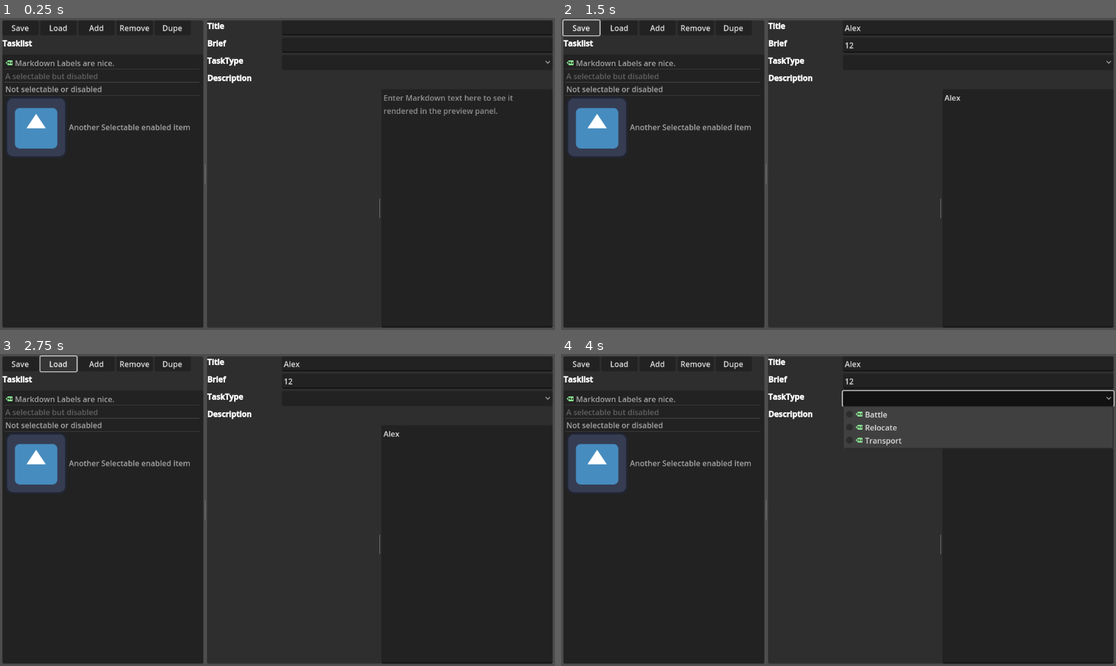
Above: before the commit, frames 1-4 (two rows, left to right).
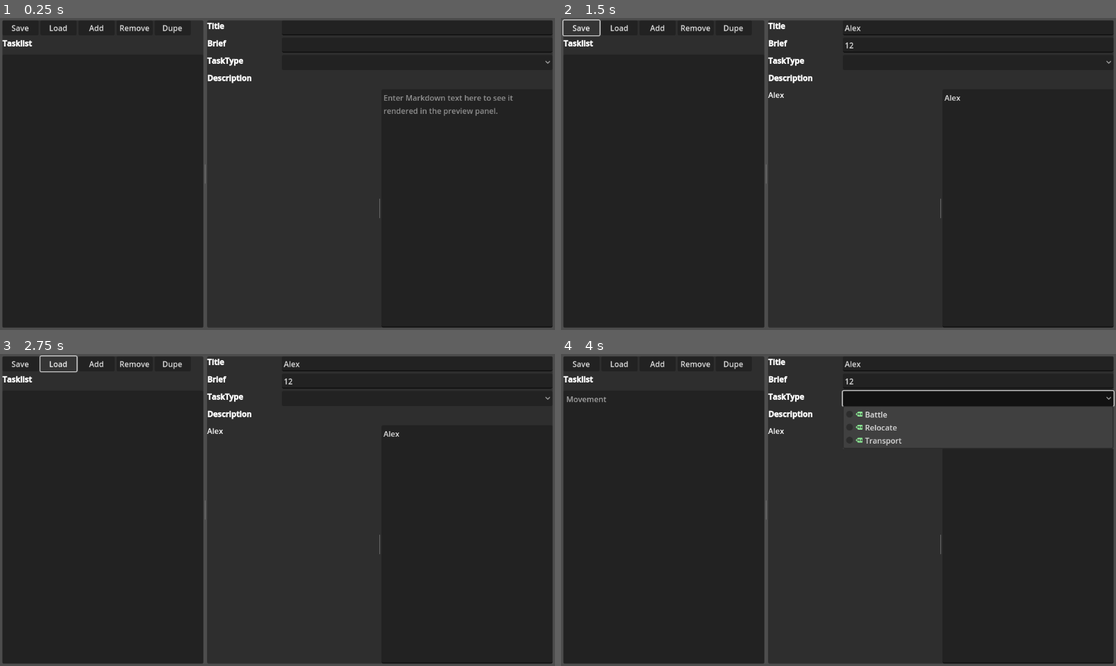
Above: after the commit, the same moments.

Repository: gsizer/quest-log
Game: Godot game, scene res://quest_log.tscn
Two runs of this game, one before a commit and one after it. Both use one fixed random seed, a clock stepped at 60 frames per second and the inputs below. Before the commit the project has no main scene; this scene is started directly in both runs. The engine's default icon, where the game draws it, is replaced by a stand-in: a white triangle on a blue panel in a dark square.
Inputs (mouse positions are in pixels of both pictures, inside the frame that each line leads up to):
- Up to frame 1 (0.25 s): no input
- Up to frame 2 (1.5 s): click (977, 27) at 0.52 s; type "Alex" at 0.6 s; click (977, 46) at 0.75 s; type "12" at 0.83 s; click (1027, 208) at 0.98 s; type "Alex" at 1.07 s; click "Save" at 1.25 s
- Up to frame 3 (2.75 s): click "Load" at 2 s
- Up to frame 4 (4 s): click "Add" at 2.75 s; click (977, 397) at 3.5 s

The runs differ from the first frame. In frame 1, 2.7% of the frame differs, in the area x 0-36%, y 13-45%; in frame 2, 2.7%; in frame 3, 2.7%; in frame 4, 2.7%, in the area x 0-41%, y 13-45%.
Error after the commit: Cannot call method 'store_var' on a null value. (res://quest_log.gd:89)

Commit message:
UI bindings, load file

Diff:
--- a/project.godot
+++ b/project.godot
@@ -11,6 +11,7 @@
 [application]
 
 config/name="Quest Log"
+run/main_scene="res://quest_log.tscn"
 config/features=PackedStringArray("4.3", "GL Compatibility")
 config/icon="res://icon.svg"
 
--- a/quest_log.gd
+++ b/quest_log.gd
@@ -4,43 +4,47 @@
 
 enum Tasktype { Battle=0, Relocate=1, Transport=2 }
 
-var LogbookName : String = "logbook.json"
-var Logbook : Dictionary = {}
-var NewTask : Dictionary = {
-	"Name":"New Task",
-	"Brief":"A summary of the task.",
-	"Description":"The complete task flavor text.",
-	"Tasktype":Tasktype.Relocate,
-	"RewardXP":100,
-	"Chained":false,
-	"PreviousChainTask":Object.new(),
-	"NextChainTask":Object.new(),
-	"StartPos":var_to_str(Vector3.ZERO),
-	"EndPos":var_to_str(Vector3.ONE),
-	"Defend":Object.new(),
-	"Destroy":Object.new()
-}
+var _book : String = "user://"+LogbookName
+var _mode : int = 0
 
+@export var LogbookName : String = "logbook.json"
+@export var Logbook : Dictionary = {}
 @export var ActiveTask : Dictionary
 @export var listTasklist : ItemList
 @export var leTitle : LineEdit
 @export var leBrief : LineEdit
 @export var optTasktype : OptionButton
+@export var mdDescription : MarkdownLabel
 @export var teDescription : TextEdit
 
+var NewTask : Dictionary = {
+	"Name":"Movement",
+	"Brief":"Use the input to move.",
+	"Description":"Use the input to move your character to the designated position.",
+	"Tasktype":Tasktype.Relocate,
+	"RewardXP":1,
+	"Chained":false,
+	"PreviousChainTask":null,
+	"NextChainTask":null,
+	"StartPos":var_to_str( Vector3.ZERO ),
+	"EndPos":var_to_str( Vector3(10.0, 0.0, 10.0) ),
+	"Defend":null,
+	"Destroy":null
+}
+
 func _notification(what: int) -> void:
-# write data to disk and close files
 	if what == NOTIFICATION_WM_CLOSE_REQUEST:
 		pass
 
 func _on_btn_save_logbook_pressed() -> void:
-	pass # Replace with function body.
+	save_questbook()
 
 func _on_btn_load_logbook_pressed() -> void:
-	pass # Replace with function body.
+	load_questbook()
 
 func _on_btn_add_task_pressed() -> void:
-	pass # Replace with function body.
+	ActiveTask = NewTask.duplicate()
+	listTasklist.add_item(ActiveTask.get("Name"))
 
 func _on_btn_del_task_pressed() -> void:
 	pass # Replace with function body.
@@ -54,19 +58,32 @@
 func _on_itemlist_tasklist_empty_clicked(at_position: Vector2, mouse_button_index: int) -> void:
 	pass # Replace with function body.
 
+func _on_le_title_text_changed(new_text):
+	ActiveTask.get_or_add("Name", new_text)
+
+func _on_le_brief_text_changed(new_text):
+	ActiveTask.get_or_add("Brief", new_text)
+
+func _on_opt_tasktype_item_selected(index):
+	ActiveTask.get_or_add("Tasktype", index)
+
 func _on_te_description_text_changed() -> void:
-	pass # Replace with function body.
-
-func _ready() -> void:
-	ActiveTask = NewTask.duplicate()
-	# Load Taskbook
-	# Populate TaskList
+	mdDescription.markdown_text = teDescription.text
 
 func exit_app()->void:
 	get_tree().root.propagate_notification(NOTIFICATION_WM_CLOSE_REQUEST)
 
-func load_taskbook()->void:
-	pass
+func load_questbook()->void:
+	# open directory and read questbook
+	var dir := DirAccess.open("user://")
+	if dir.file_exists(_book):
+		_mode = FileAccess.READ_WRITE
+	else:
+		_mode = FileAccess.WRITE_READ
+	var fin := FileAccess.open(_book, _mode)
+	print_debug(fin, Logbook)
 
-func save_taskbook()->void:
-	pass
+func save_questbook()->void:
+	_mode = FileAccess.WRITE
+	var fout := FileAccess.open(_book, _mode)
+	fout.store_var(Logbook)
--- a/quest_log.tscn
+++ b/quest_log.tscn
@@ -9,7 +9,6 @@
 [ext_resource type="Script" path="res://addons/markdownlabel/header_formats/h5_format.gd" id="7_3is1n"]
 [ext_resource type="Script" path="res://addons/markdownlabel/header_formats/h6_format.gd" id="8_vpght"]
 [ext_resource type="Texture2D" uid="uid://g8syg85mt6h3" path="res://addons/markdownlabel/icon.svg" id="9_mywhv"]
-[ext_resource type="Texture2D" uid="uid://caxidjukby8b4" path="res://icon.svg" id="10_73s3e"]
 
 [sub_resource type="Resource" id="Resource_thbv6"]
 resource_local_to_scene = true
@@ -311,7 +310,7 @@
 override_font_color = false
 font_color = Color(1, 1, 1, 1)
 
-[node name="QuestLog" type="Control" node_paths=PackedStringArray("listTasklist", "leTitle", "leBrief", "optTasktype", "teDescription")]
+[node name="QuestLog" type="Control" node_paths=PackedStringArray("listTasklist", "leTitle", "leBrief", "optTasktype", "mdDescription", "teDescription")]
 layout_mode = 3
 anchors_preset = 15
 anchor_right = 1.0
@@ -325,6 +324,7 @@
 leTitle = NodePath("MarginContainer/HSplitContainer/panelDetails/vbDetails/hbTitle/leTitle")
 leBrief = NodePath("MarginContainer/HSplitContainer/panelDetails/vbDetails/hbBrief/leBrief")
 optTasktype = NodePath("MarginContainer/HSplitContainer/panelDetails/vbDetails/hbTasktype/optTasktype")
+mdDescription = NodePath("MarginContainer/HSplitContainer/panelDetails/vbDetails/vbDescription/HSplitContainer/mdDescription")
 teDescription = NodePath("MarginContainer/HSplitContainer/panelDetails/vbDetails/vbDescription/HSplitContainer/teDescription")
 
 [node name="MarginContainer" type="MarginContainer" parent="."]
@@ -410,15 +410,6 @@
 allow_reselect = true
 allow_rmb_select = true
 auto_height = true
-item_count = 4
-item_0/text = "Markdown Labels are nice."
-item_0/icon = ExtResource("9_mywhv")
-item_1/text = "A selectable but disabled"
-item_1/disabled = true
-item_2/text = "Not selectable or disabled"
-item_2/selectable = false
-item_3/text = "Another Selectable enabled item"
-item_3/icon = ExtResource("10_73s3e")
 
 [node name="panelDetails" type="Panel" parent="MarginContainer/HSplitContainer"]
 layout_mode = 2
@@ -573,4 +564,7 @@
 [connection signal="pressed" from="MarginContainer/HSplitContainer/panelTasklist/vbTasklist/hbCmdTasklist/btnDupTask" to="." method="_on_btn_dup_task_pressed"]
 [connection signal="empty_clicked" from="MarginContainer/HSplitContainer/panelTasklist/vbTasklist/itemlistTasklist" to="." method="_on_itemlist_tasklist_empty_clicked"]
 [connection signal="item_selected" from="MarginContainer/HSplitContainer/panelTasklist/vbTasklist/itemlistTasklist" to="." method="_on_itemlist_tasklist_item_selected"]
+[connection signal="text_changed" from="MarginContainer/HSplitContainer/panelDetails/vbDetails/hbTitle/leTitle" to="." method="_on_le_title_text_changed"]
+[connection signal="text_changed" from="MarginContainer/HSplitContainer/panelDetails/vbDetails/hbBrief/leBrief" to="." method="_on_le_brief_text_changed"]
+[connection signal="item_selected" from="MarginContainer/HSplitContainer/panelDetails/vbDetails/hbTasktype/optTasktype" to="." method="_on_opt_tasktype_item_selected"]
 [connection signal="text_changed" from="MarginContainer/HSplitContainer/panelDetails/vbDetails/vbDescription/HSplitContainer/teDescription" to="." method="_on_te_description_text_changed"]
Not shown: 1 places in quest_log.tscn that only renumber resources
Not shown, changed: .gitignore
